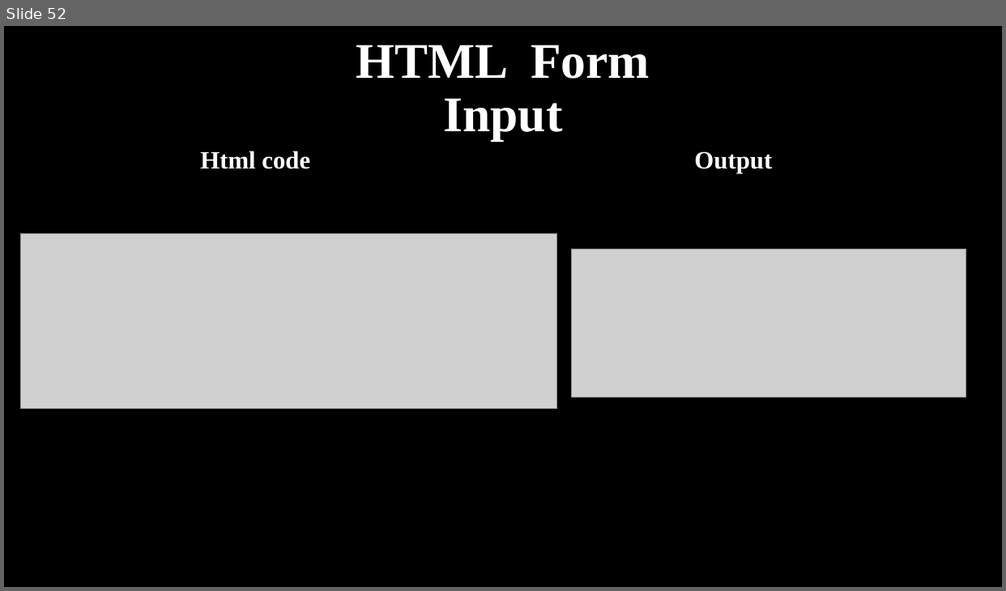
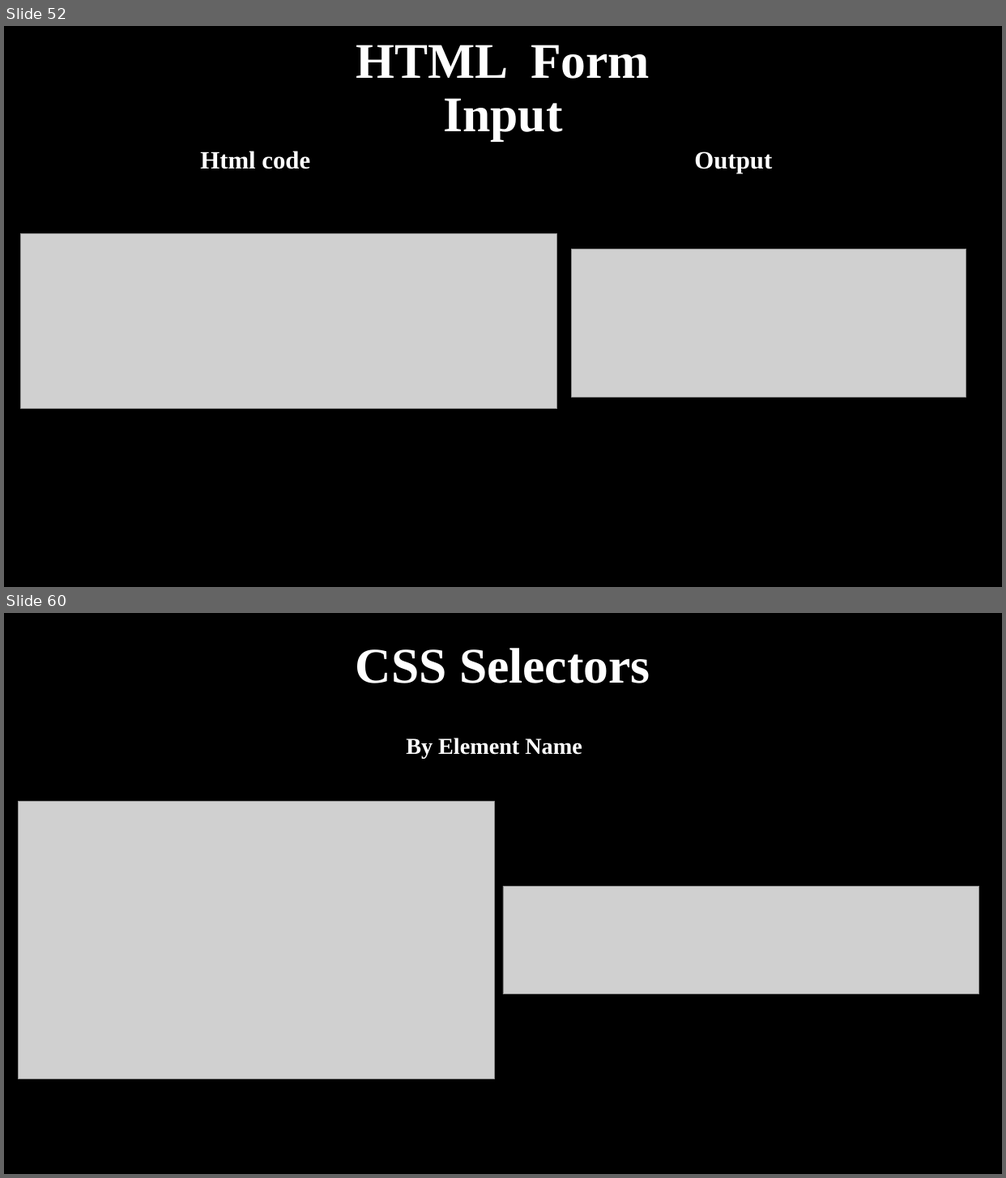
Before and after one commit to haiderIbrahem/ASPU_WEB, a slide deck: web.pptx. Shown one above the other, each under a label of ours: slide 52 before the commit, slides 52 and 60 after it; the slides between them are not shown. The pictures are 1006x591 and 1006x1178 pixels, drawn with LibreOffice and Linux fonts; fonts in the diff are those of the drawing; grey boxes stand for pictures. Boxes give left, top, right and bottom in pixels: in the first picture for what was removed or moved away, otherwise in the second. Text is boxed around its words. In the diff, an @@ line names an element or a change of style, - is before the commit and + after.

Commit message:
add new slides

```diff
--- a/web.pptx
+++ b/web.pptx
@@ slide 60 added at box(4, 613, 1002, 1174), background #000000 @@
@@ title added at box(356, 648, 650, 683), 48 pt, text #FFFFFF, bold @@
+CSS Selectors
@@ text added at box(406, 738, 582, 758), 22 pt, text #FFFFFF, bold @@
+By Element Name
@@ picture added at box(19, 802, 494, 1080) @@
@@ picture added at box(503, 886, 979, 995) @@
```
Also in this commit, not shown: 13 other slides added.
